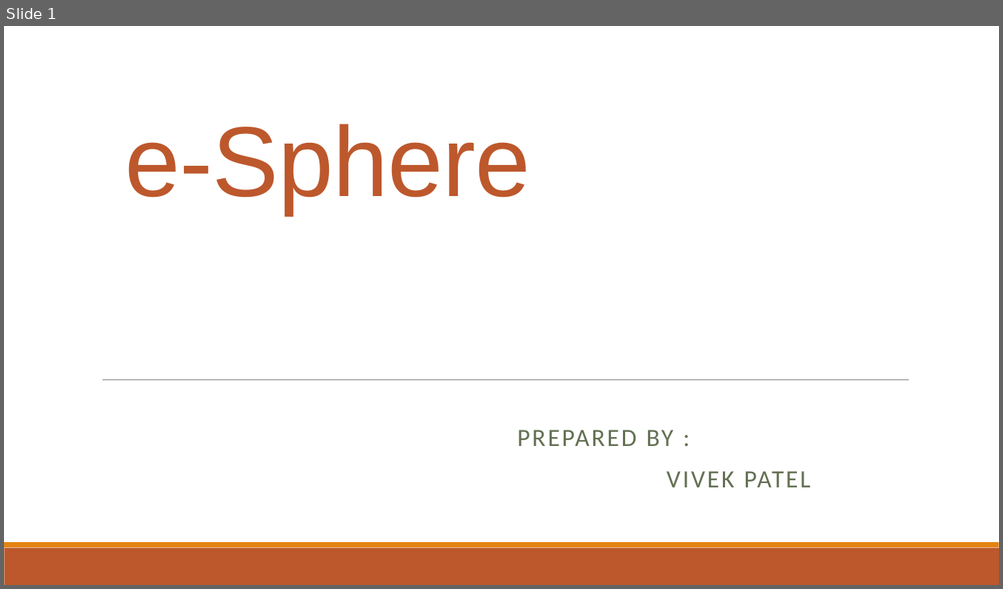
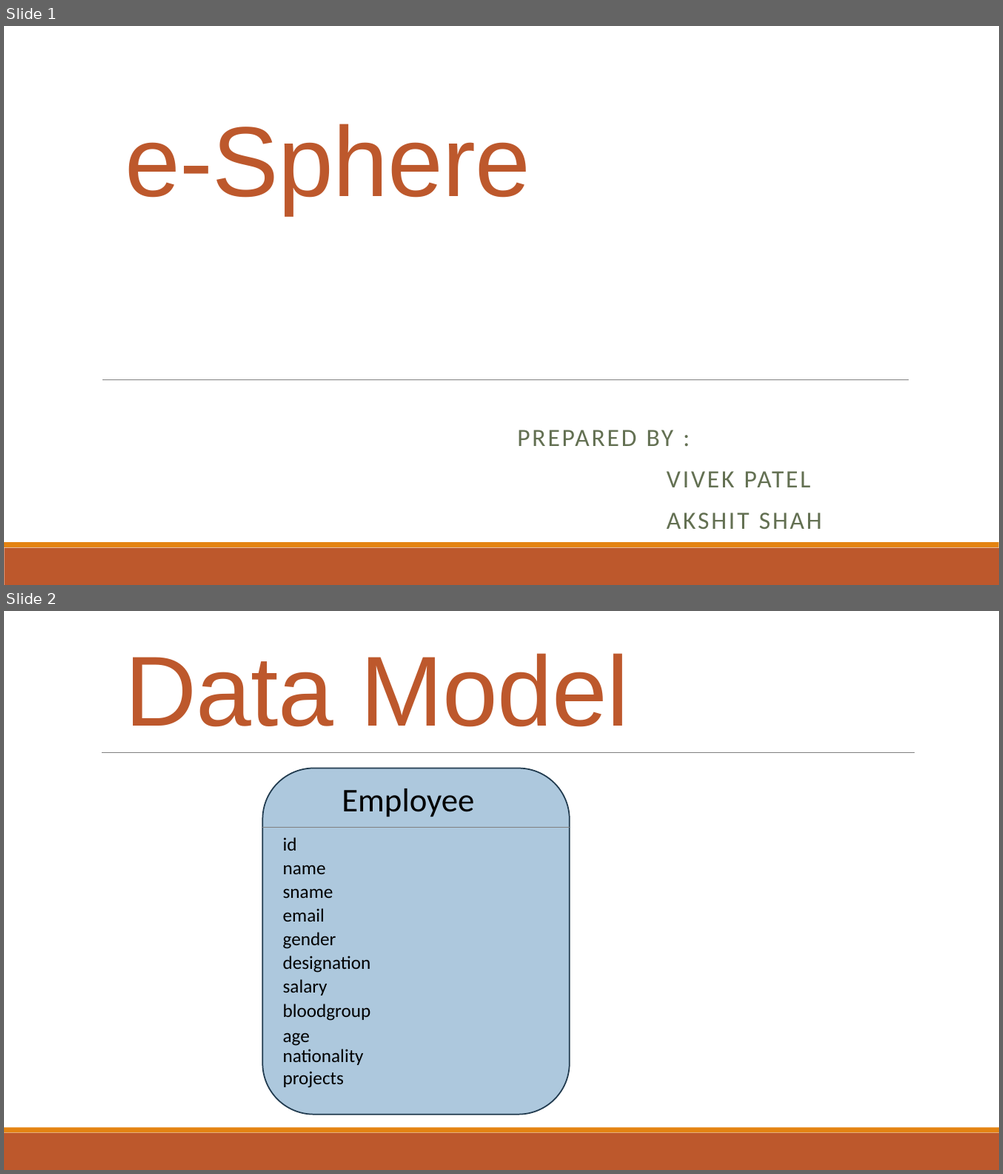
Before and after one commit to vivek777patel/e-sphere, a slide deck: e-Sphere_Data_Model.pptx. Shown one above the other, each under a label of ours: slide 1 before the commit, slides 1 and 2 after it. The pictures are 1003x589 and 1003x1174 pixels, drawn with LibreOffice and Linux fonts; fonts in the diff are those of the drawing. Boxes give left, top, right and bottom in pixels: in the first picture for what was removed or moved away, otherwise in the second. Text is boxed around its words. In the diff, an @@ line names an element or a change of style, - is before the commit and + after.

```diff
--- a/e-Sphere_Data_Model.pptx
+++ b/e-Sphere_Data_Model.pptx
@@ slide 2 added at box(4, 611, 999, 1170), background #FFFFFF; not listed: 2 template elements that a slide beside it also shows @@
@@ text added at box(125, 653, 629, 727), 96 pt, text #BD582C @@
+Data Model
@@ line added from (102, 753) to (915, 753), #808080 0.5 pt @@
@@ rounded rectangle added at box(263, 769, 569, 1115), fill #ADC8DD, outline #203A4E 1.25 pt @@
@@ text added at box(341, 789, 474, 817), 32 pt, text #000000 @@
+Employee
@@ line added from (263, 827) to (569, 827), #808080 1 pt @@
@@ text added at box(283, 837, 297, 851), 18 pt, text #000000 @@
+id
@@ text added at box(283, 865, 326, 874), 18 pt, text #000000 @@
+name
@@ text added at box(283, 889, 333, 898), 18 pt, text #000000 @@
+sname
@@ text added at box(283, 908, 324, 922), 18 pt, text #000000 @@
+email
@@ text added at box(283, 932, 336, 949), 18 pt, text #000000 @@
+gender
@@ text added at box(283, 956, 371, 973), 18 pt, text #000000 @@
+designation
@@ text added at box(283, 980, 327, 996), 18 pt, text #000000 @@
+salary
@@ text added at box(283, 1004, 371, 1021), 18 pt, text #000000 @@
+bloodgroup
@@ text added at box(283, 1033, 310, 1046), 18 pt, text #000000 @@
+age
@@ text added at box(283, 1049, 364, 1065), 18 pt, text #000000 @@
+nationality
@@ text added at box(283, 1071, 344, 1088), 18 pt, text #000000 @@
+projects
@@ slide 1 changed as well @@
@@ subtitle at box(666, 513, 822, 529): paragraph added @@
+AKSHIT SHAH
```
Also in this commit, not shown: 1 slide removed, 9 other files.
